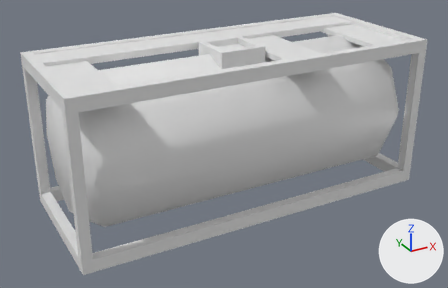
The FBX model Assets/Meshes/SM_C_Citerne_20_pieds_LP.fbx, before and after one commit.
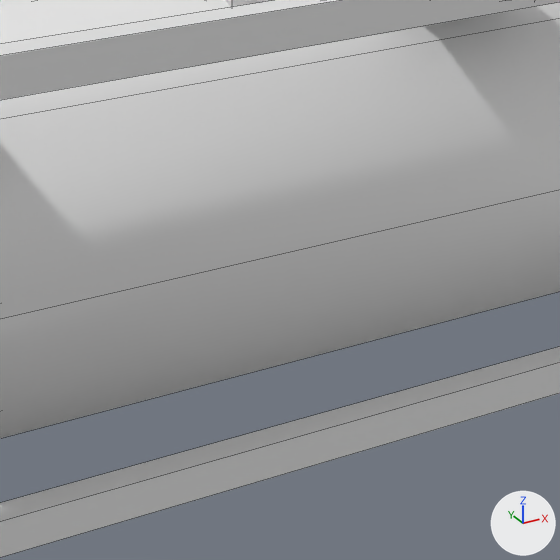
Old and new are each drawn whole from a 50 mm lens placed at (-4.78, -8.44, 5.14), pointed at (-0.18, -0.08, 0.96) and again close up on the part from 32% to 75% of the width and 23% to 90% of the height. Lighting does not change. The marker at lower right points along +X, +Y and +Z. The close-ups show mesh edges as thin lines. Where no turn or scale is listed for an object, it has been applied to the vertices.

Script lines for the objects in view, before the commit:
```python
me_cylinder = bpy.data.meshes.new('Cylinder')
me_cylinder.from_pydata(...)  # 144 vertices, 127 faces; spans x -3.03..3.03, y -1.21..1.21, z 0.01..2.62
ob_cylinder = bpy.data.objects.new('Cylinder', me_cylinder)
ob_cylinder.location = (0.0, 0.0, 0.0)
```
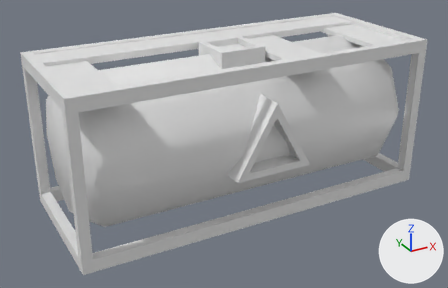
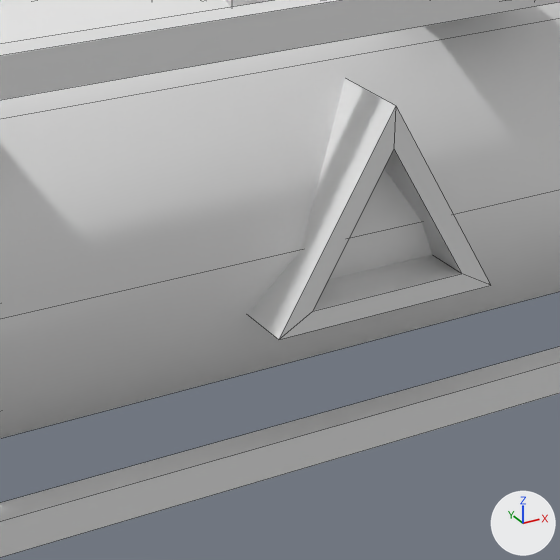
Edits to the scene script, one JSON object a line:
```json
{"block": "me_cylinder", "where": "# used by ob_cylinder; location = (0.0, 0.0, 0.0)"}
{"op": "remove", "block": "me_cylinder", "code": "me_cylinder.from_pydata(...)  # 144 vertices, 127 faces; spans x -3.03..3.03, y -1.21..1.21, z 0.01..2.62"}
{"op": "add", "block": "me_cylinder", "code": "me_cylinder.from_pydata(...)  # 168 vertices, 145 faces; spans x -3.03..3.03, y -1.37..1.37, z 0.01..2.62"}
{"block": "me_cylinder", "change": "me_cylinder part 1"}
{"block": "me_cylinder", "change": "12 vertices are added at x -0.66..0.66, y -1.37..0.61, z 0.92..2.06"}
{"block": "me_cylinder", "change": "12 new vertices lie (0.0, 0.76, 0.0) away from vertices in x -0.66..0.66, y -1.37..0.61, z 0.92..2.06"}
{"block": "me_cylinder", "change": "18 new faces join them"}
```

Boxes [x1, y1, x2, y2] around the edits, measured in the close-ups (560 x 560 px):
```json
{"part": 1, "of": "me_cylinder", "change": "added", "after": [248, 79, 491, 340]}
```
